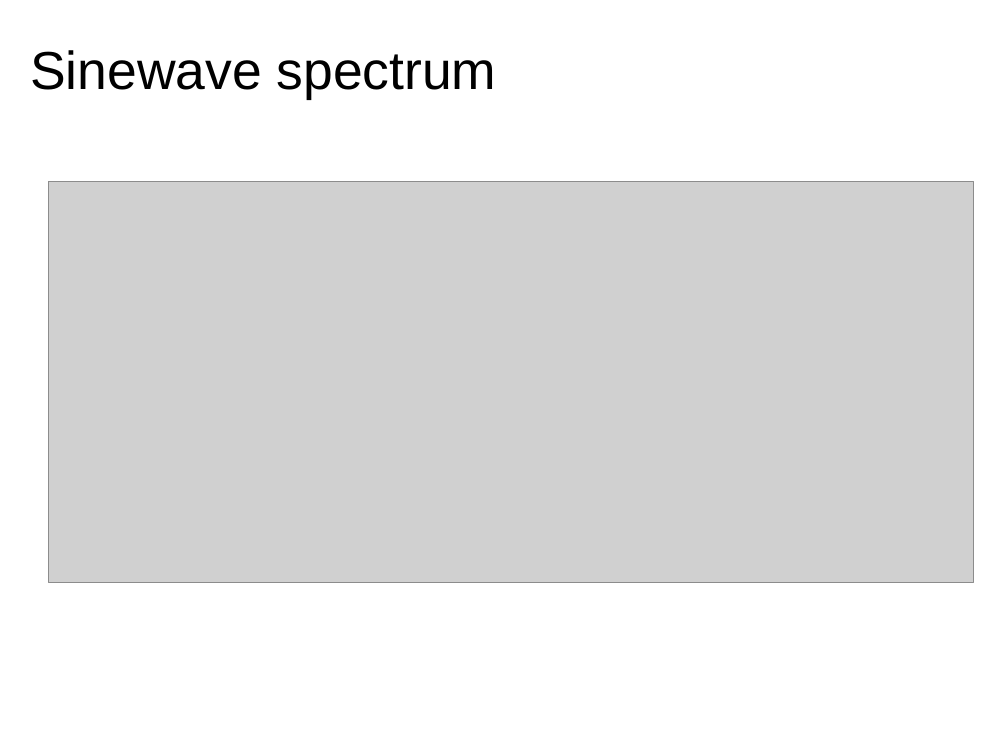
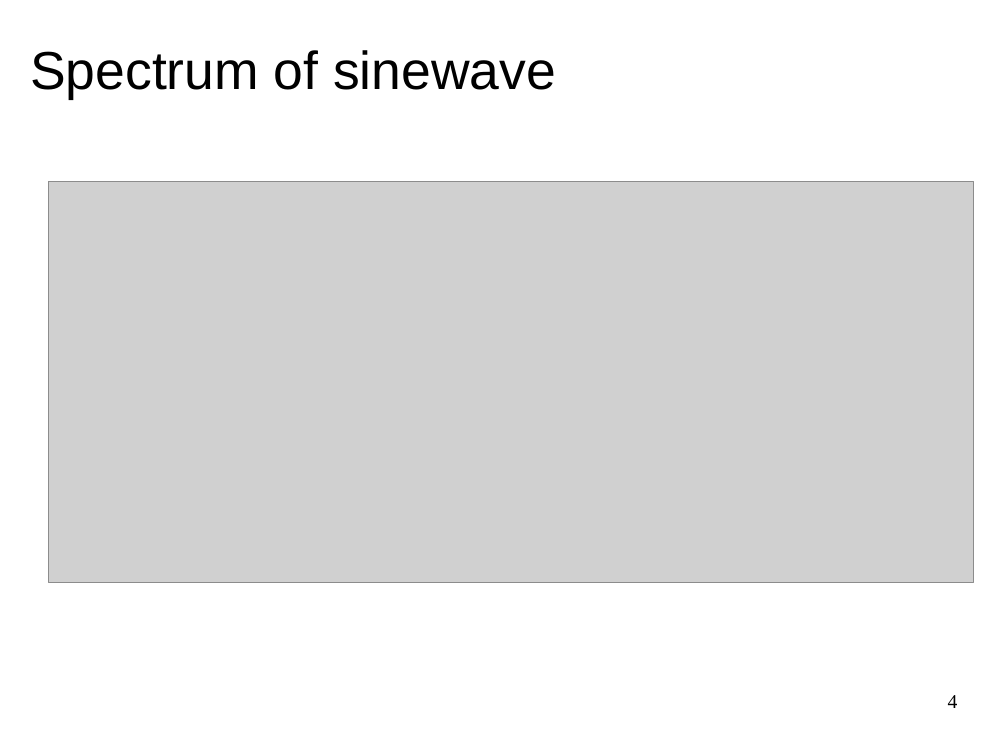
Before and after one commit to MTG/sms-tools, a slide deck: slide 4 of lectures/5-Sinusoidal-model/Sinusoidal-Model-1.odp. Drawn at 1008x756 pixels with LibreOffice and Linux fonts; fonts in the diff are those of the drawing; grey boxes stand for pictures. Boxes give left, top, right and bottom in pixels: in the first picture for what was removed or moved away, otherwise in the second. Text is boxed around its words. In the diff, an @@ line names an element or a change of style, - is before the commit and + after.

```diff
--- a/lectures/5-Sinusoidal-model/Sinusoidal-Model-1.odp
+++ b/lectures/5-Sinusoidal-model/Sinusoidal-Model-1.odp
@@ title at bbox=[30, 50, 556, 99]: text changed @@
-Sinewave spectrum
+Spectrum of sinewave
@@ page number added at bbox=[948, 695, 958, 708], 14 pt, text #000000 @@
+4
```
Also in this commit, not shown: 10 other slides changed, 10 slides added, 7 slides removed, 27 other files.
